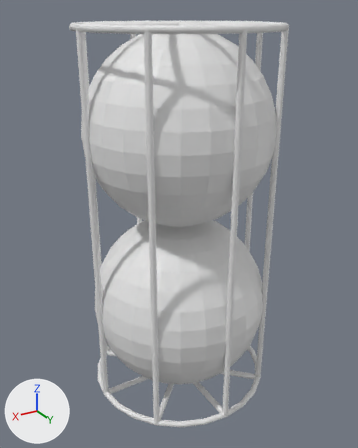
One commit to the Blender file GameData/LudicrousPropulsionSystems/Parts/FuelTank/fuelTankBorisE/Boris-E.blend: the scene before it, then after it.
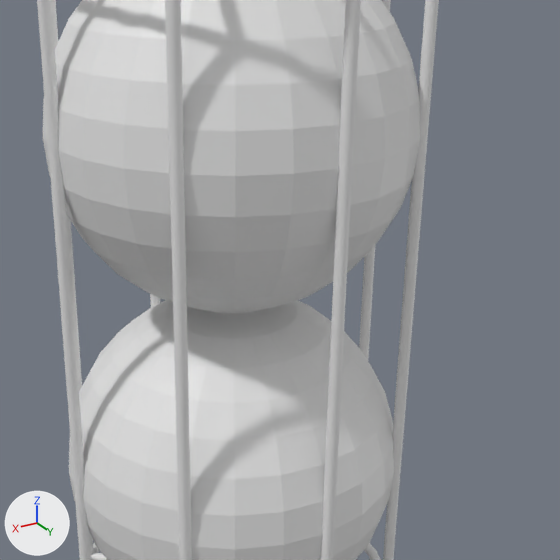
Each version appears first whole from a camera (50 mm lens) standing at (0.822, 1.37, 0.667) and looking at (0.003, 0.006, -0.015), and next in a close-up on the part from 17% to 97% of the width and 14% to 79% of the height. Lighting does not change. The marker at lower left points along +X, +Y and +Z.

Names of what the first close-up shows: 'Cage 1', 'Cage 3', 'Cage 4', 'Lower Sphere', 'Upper Sphere'.
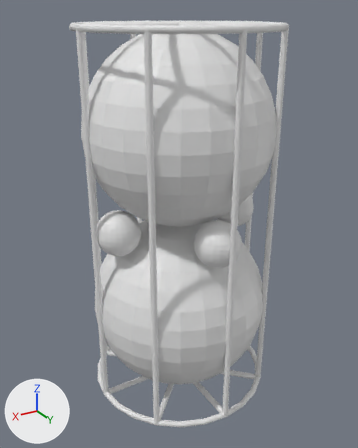
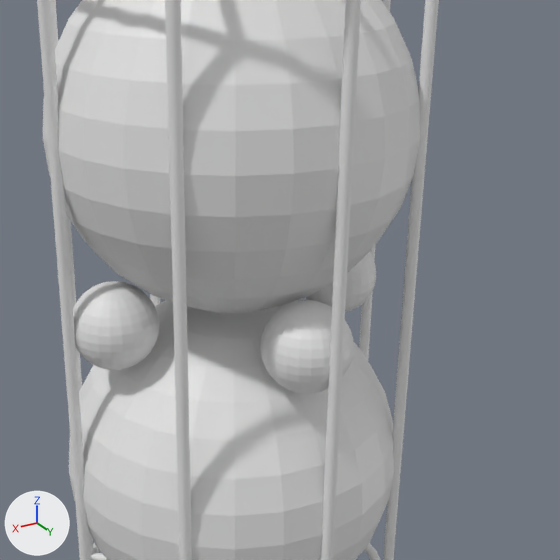
The change, as JSON lines over the scene's bpy script:
```json
{"op": "add", "block": "me_sphere_002", "code": ["me_sphere_002 = bpy.data.meshes.new('Sphere.002')", "me_sphere_002.from_pydata(...)  # a UV sphere (24 segments, 16 rings, poles along z) spanning x -0.075..0.075, y -0.075..0.075, z -0.075..0.075"]}
{"op": "add", "block": "me_sphere_003", "code": ["me_sphere_003 = bpy.data.meshes.new('Sphere.003')", "me_sphere_003.from_pydata(...)  # a UV sphere (24 segments, 16 rings, poles along z) spanning x -0.075..0.075, y -0.075..0.075, z -0.075..0.075"]}
{"op": "add", "block": "me_sphere_004", "code": ["me_sphere_004 = bpy.data.meshes.new('Sphere.004')", "me_sphere_004.from_pydata(...)  # a UV sphere (24 segments, 16 rings, poles along z) spanning x -0.075..0.075, y -0.075..0.075, z -0.075..0.075"]}
{"op": "add", "block": "ob_sphere", "code": ["ob_sphere = bpy.data.objects.new('Sphere', me_sphere_002)", "ob_sphere.location = (0.23, 0.0, 0.0)"]}
{"op": "add", "block": "ob_sphere_001", "code": ["ob_sphere_001 = bpy.data.objects.new('Sphere.001', me_sphere_003)", "ob_sphere_001.location = (0.0, 0.235, 0.0)"]}
{"op": "add", "block": "ob_sphere_002", "code": ["ob_sphere_002 = bpy.data.objects.new('Sphere.002', me_sphere_004)", "ob_sphere_002.location = (-0.235, 0.0, 0.0)"]}
```

Where the change shows, as pixel boxes (x1, y1, x2, y2) in the close-ups (560 x 560 px):
```json
{"object": "Sphere", "change": "added", "after": [73, 281, 159, 370]}
{"object": "Sphere.001", "change": "added", "after": [260, 300, 354, 393]}
{"object": "Sphere.002", "change": "added", "after": [306, 252, 376, 312]}
```
